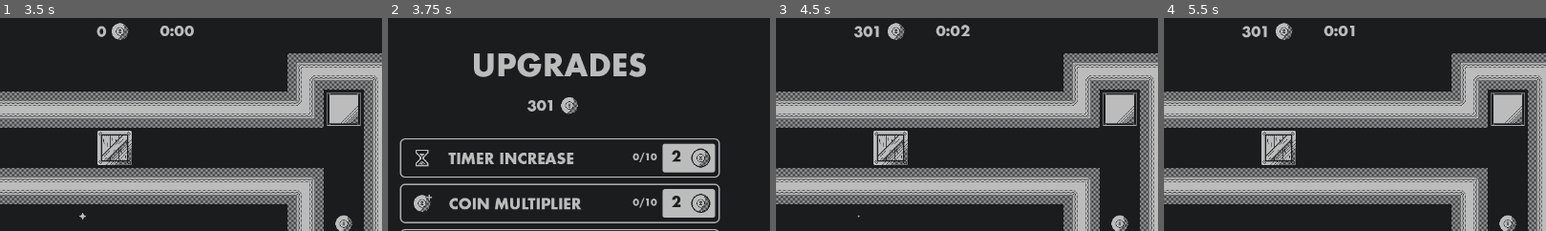
Above: before the commit, frames 1-4 (left to right).
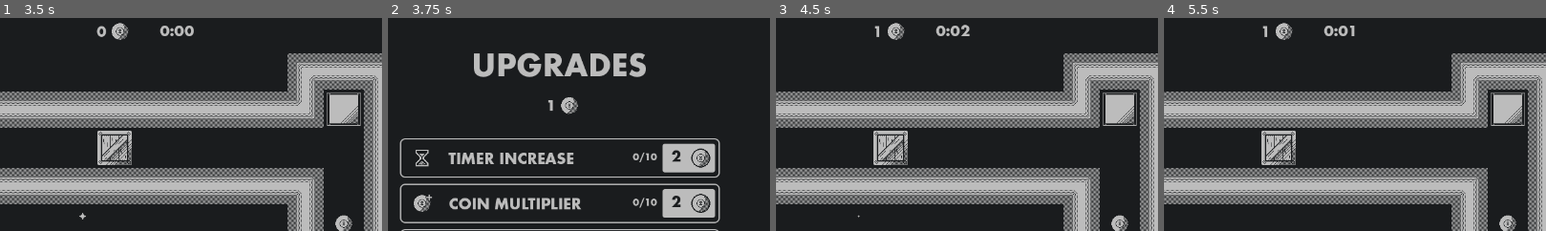
Above: after the commit, the same moments.

Repository: ParryTotato/1BitJam2025
Game: Godot game, scene res://Scenes/Main/main.tscn
Two runs of this game, one before a commit and one after it. Both use one fixed random seed, a clock stepped at 60 frames per second and the inputs below.
Inputs (mouse positions are % of the whole screen's width and height, from its top left):
- Up to frame 1 (3.5 s): click (50, 35) at 0.5 s; tap Enter at 1.25 s; hold Right (ui_right) 1.28-2.03 s; tap M (magnet) at 1.35, 2.1, 3.05 s; hold Down (ui_down) 2.03-2.78 s; hold Right (ui_right) from 2.78 s (still down); tap T (translocate) at 2.85 s
- Up to frame 2 (3.75 s): release Right (ui_right) at 3.53 s; hold Up (ui_up) from 3.53 s (still down); tap M (magnet) at 3.6 s
- Up to frame 3 (4.5 s): release Up (ui_up) at 4.25 s; click (61, 90) at 4.25 s
- Up to frame 4 (5.5 s): tap Z (reset) at 5 s; hold Left (ui_left) from 5.03 s (still down); tap M (magnet) at 5.1 s
The pictures show only the part of the screen within x 28-78%, y 0-50%; the shares and areas given below are measured in that part.

Frame 1 is identical in both runs. In frame 2, 0.2% of the frame differs, in the area x 36-44%, y 38-44%; in frame 3, 0.2%, in the area x 20-27%, y 3-10%; in frame 4, 0.2%.

Commit message:
kicking and pulling absurd distances now

Diff:
--- a/Scenes/Box/Scripts/box.gd
+++ b/Scenes/Box/Scripts/box.gd
@@ -9,33 +9,52 @@
 func push(direction: Vector2, pusher: Node, kick_boots_active: bool) -> bool:
 	if being_pushed:
 		return false
+
 	being_pushed = true
-	var push_distance = direction.normalized() * grid_size * (3 if kick_boots_active else 1)
-	var target_pos = position + push_distance
+	var push_distance = direction.normalized() * grid_size
+	var target_pos = position + push_distance * (3 if kick_boots_active else 1)
 	var space_state = get_world_2d().direct_space_state
-	var query = PhysicsRayQueryParameters2D.create(position, target_pos, collision_mask, [self, pusher])
-	var result = space_state.intersect_ray(query)
 
-	if result:
-		if kick_boots_active:
-			target_pos -= direction.normalized() * grid_size
-			query = PhysicsRayQueryParameters2D.create(position, target_pos, collision_mask, [self, pusher])
-			result = space_state.intersect_ray(query)
-			if result:
-				target_pos -= direction.normalized() * grid_size
-				query = PhysicsRayQueryParameters2D.create(position, target_pos, collision_mask, [self, pusher])
-				result = space_state.intersect_ray(query)
-				if !result:
-					move_box_success(target_pos, 0.4)
-					return true
-			move_box_success(target_pos, 0.4)
-			return true
-		being_pushed = false
-		return false
+	# Check kick distances in descending order (3 → 2 → 1)
+	if kick_boots_active:
+		var kick_distances = [3, 2, 1]  # Ordered from longest to shortest
+		var found_valid_push = false
 
-	# Move the box
-	move_box_success(target_pos, 0.2)
-	return true
+		for distance in kick_distances:
+			var test_pos = position + (push_distance * distance)
+			var query = PhysicsRayQueryParameters2D.create(
+				position,
+				test_pos,
+				collision_mask,
+				[self, pusher]
+			)
+
+			if not space_state.intersect_ray(query):
+				target_pos = test_pos
+				found_valid_push = true
+				break
+
+		if not found_valid_push:
+			being_pushed = false
+			return false
+
+		move_box_success(target_pos, 0.4)
+		return true
+	else:
+		# Normal push (1 tile)
+		var query = PhysicsRayQueryParameters2D.create(
+			position,
+			target_pos,
+			collision_mask,
+			[self, pusher]
+		)
+
+		if space_state.intersect_ray(query):
+			being_pushed = false
+			return false
+
+		move_box_success(target_pos, 0.2)
+		return true
 
 func _on_push_complete():
 	being_pushed = false
--- a/Scenes/Player/Scripts/player.gd
+++ b/Scenes/Player/Scripts/player.gd
@@ -114,7 +114,7 @@
 func handle_magnet():
 	var pull_direction = get_facing_from_animation()
 	var space_state = get_world_2d().direct_space_state
-	var check_distance = grid_size * 3
+	var check_distance = grid_size * 4
 	var check_end = position + (pull_direction * check_distance)
 
 	var query = PhysicsRayQueryParameters2D.create(
--- a/Scenes/UpgradeShop/Scripts/upgrade_shop.gd
+++ b/Scenes/UpgradeShop/Scripts/upgrade_shop.gd
@@ -1,7 +1,7 @@
 class_name UpgradeShop
 extends Control
 
-var coin_count: int = 300
+var coin_count: int = 0
 var coin_spent: int = 0
 var coin_multiplier: int = 0
 var coin_mult_per_upgrade_tier: int = 2
